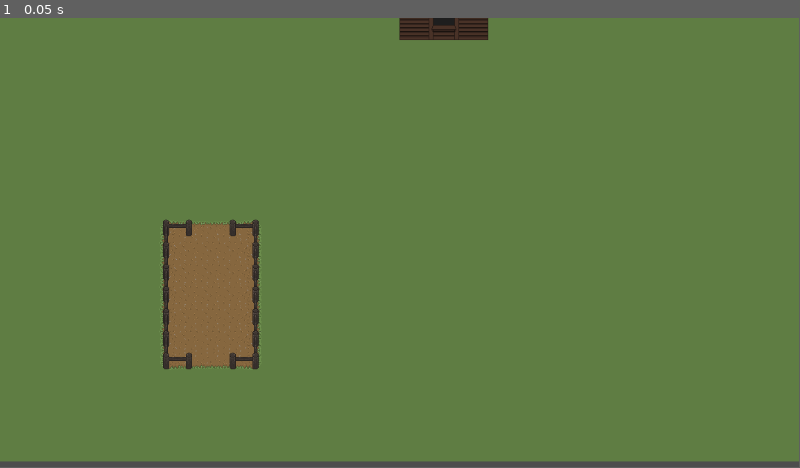
Above: before the commit, frame 1.
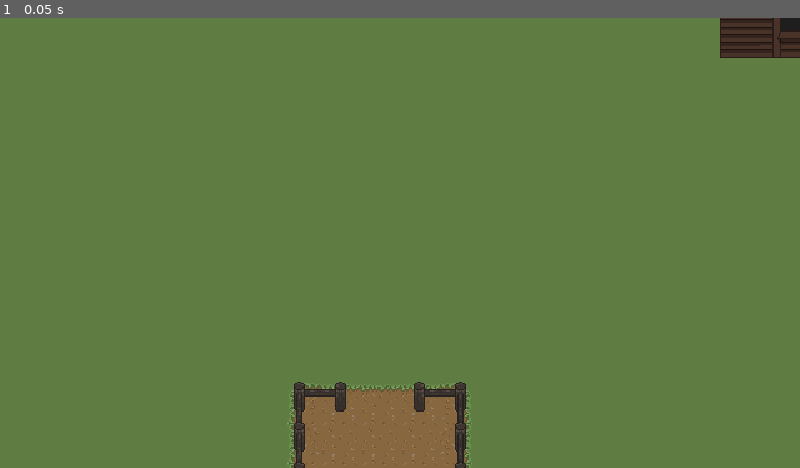
Above: after the commit, the same moment.

Repository: Random7-JF/PirateJam
Game: Godot game, scene res://scenes/world/world.tscn
The game is run twice, just before and just after one commit, with the same random seed, the same clock (stepped at 60 frames per second) and the same inputs. The project has no main scene, so this scene is started directly.
Inputs:
- Up to frame 1 (0.05 s): no input
In our replay, the window is 799x449 before the commit and 800x450 after it. These sizes can differ from the game's own. Grey fills any space a smaller window leaves; there, only what the larger window draws over its background counts as a difference.

The runs differ from the first frame. In frame 1, 10% of the frame differs, in the area x 0-100%, y 0-100%.

Commit message:
project settings

Diff:
--- a/harvest-havoc/project.godot
+++ b/harvest-havoc/project.godot
@@ -13,3 +13,12 @@
 config/name="harvest-havoc"
 config/features=PackedStringArray("4.2", "Forward Plus")
 config/icon="res://icon.svg"
+
+[display]
+
+window/size/viewport_width=640
+window/size/viewport_height=360
+window/size/window_width_override=1920
+window/size/window_height_override=1080
+window/stretch/mode="canvas_items"
+window/stretch/aspect="expand"
--- a/harvest-havoc/scenes/world/world.tscn
+++ b/harvest-havoc/scenes/world/world.tscn
@@ -549,6 +549,7 @@
 [node name="World" type="Node2D"]
 
 [node name="TileMap" type="TileMap" parent="."]
+texture_filter = 1
 tile_set = SubResource("TileSet_uecul")
 format = 2
 layer_0/name = "Ground"
